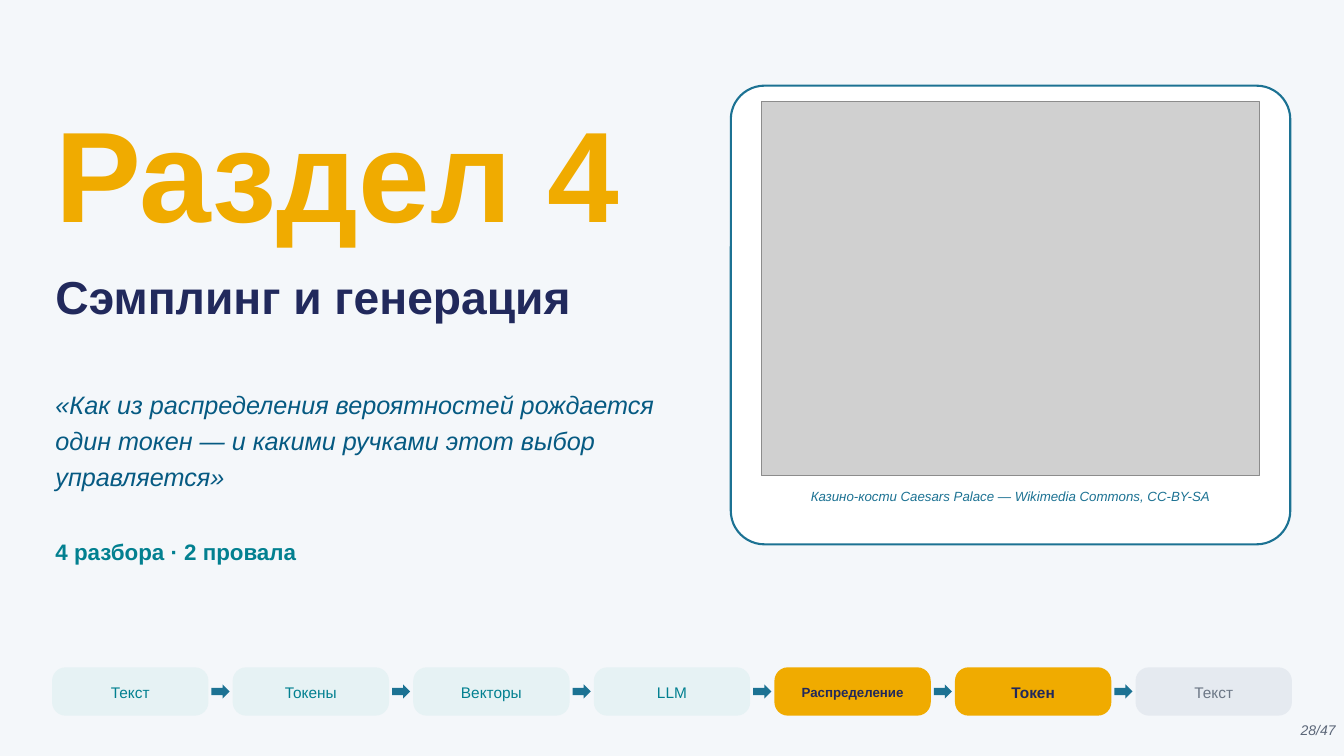
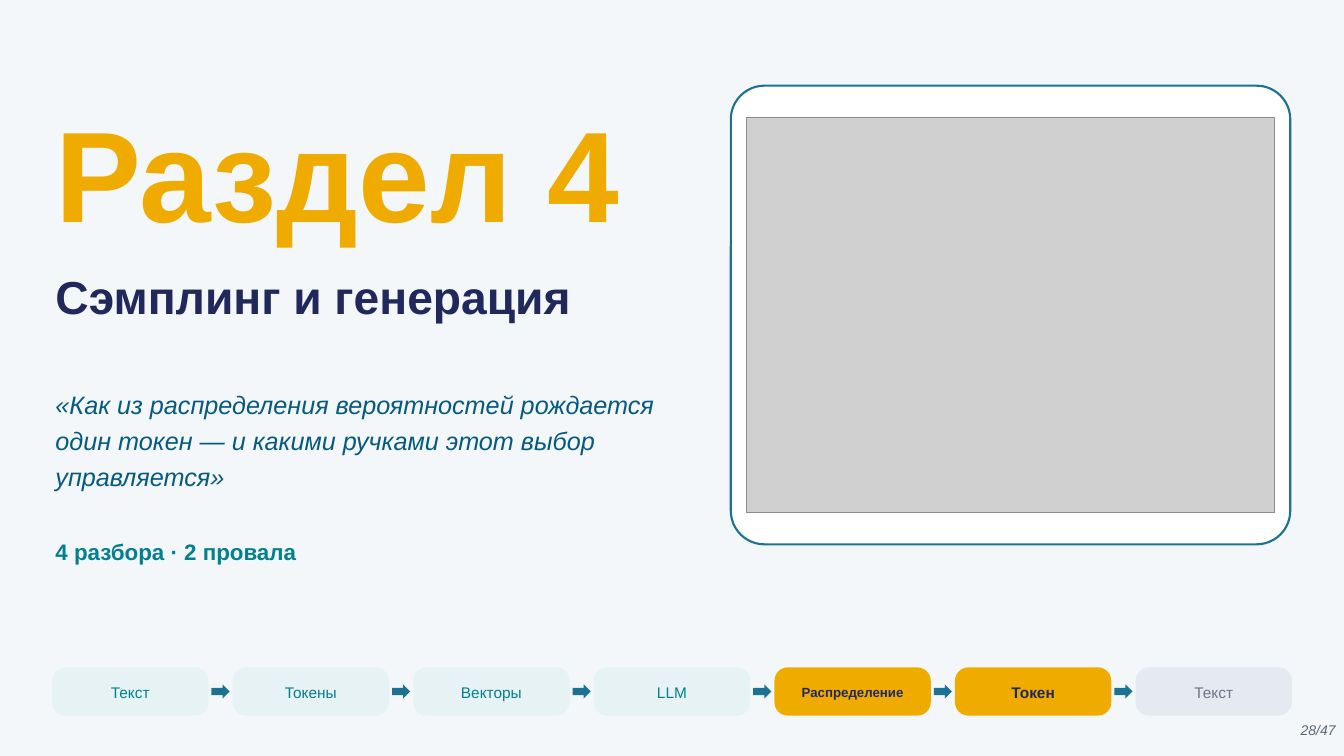
Before and after one commit to tellina-study/AI-usage-lessons, a slide deck: slide 28 of library/lectures/lec-02/rendered/lec-02.pptx. Drawn at 1344x756 pixels with LibreOffice and Linux fonts; fonts in the diff are those of the drawing; grey boxes stand for pictures. Boxes give left, top, right and bottom in pixels: in the first picture for what was removed or moved away, otherwise in the second. Text is boxed around its words. In the diff, an @@ line names an element or a change of style, - is before the commit and + after.

```diff
--- a/library/lectures/lec-02/rendered/lec-02.pptx
+++ b/library/lectures/lec-02/rendered/lec-02.pptx
@@ picture: place and size @@
-picture at [761, 102, 1260, 476]
+picture at [747, 117, 1274, 512]
@@ text removed at [811, 491, 1209, 503] @@
-Казино-кости Caesars Palace — Wikimedia Commons, CC-BY-SA
```
Also in this commit, not shown: 9 other slides changed, 22 other files.
